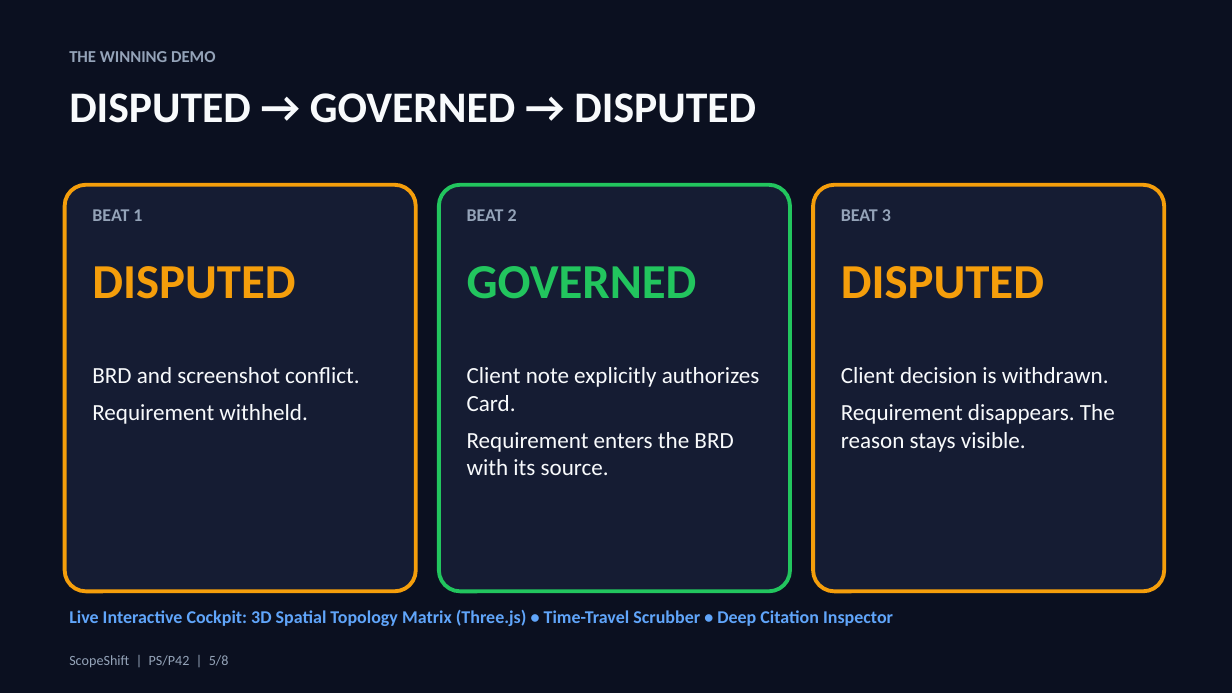
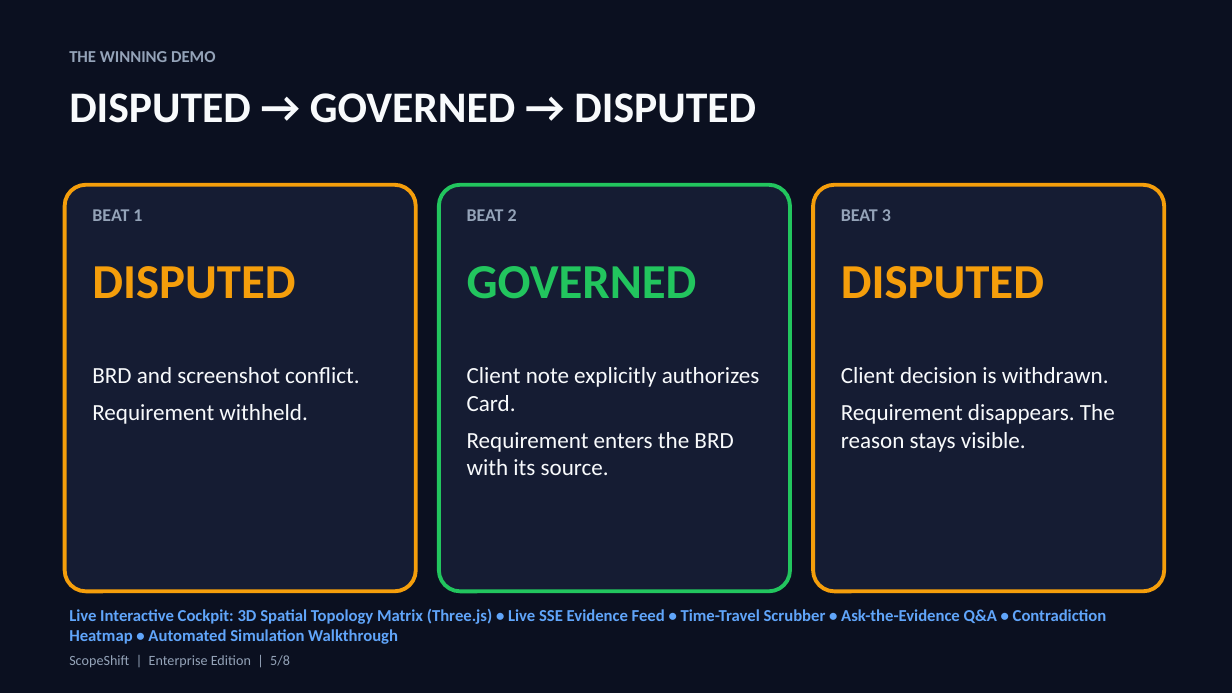
Before and after one commit to Tayab-Ahamed/ScopeShift, a slide deck: slide 5 of submission/ScopeShift-HackSprint-Phase2-8slide.pptx. Drawn at 1232x693 pixels with LibreOffice and Linux fonts; fonts in the diff are those of the drawing. Boxes give left, top, right and bottom in pixels: in the first picture for what was removed or moved away, otherwise in the second. Text is boxed around its words. In the diff, an @@ line names an element or a change of style, - is before the commit and + after.

Commit message:
feat: governed evidence engine - cloud integrations, live feed, evidence Q&A, replay, verify-chain, tests; remove legacy modules

```diff
--- a/submission/ScopeShift-HackSprint-Phase2-8slide.pptx
+++ b/submission/ScopeShift-HackSprint-Phase2-8slide.pptx
@@ text at <box>69,609,1107,644</box>: text changed; size 14 to 13 pt @@
-Live Interactive Cockpit: 3D Spatial Topology Matrix (Three.js) • Time-Travel Scrubber • Deep Citation Inspector
+Live Interactive Cockpit: 3D Spatial Topology Matrix (Three.js) • Live SSE Evidence Feed • Time-Travel Scrubber • Ask-the-Evidence Q&A • Contradiction Heatmap • Automated Simulation Walkthrough
@@ text at <box>69,655,290,667</box>: text changed @@
-ScopeShift | PS/P42 | 5/8
+ScopeShift | Enterprise Edition | 5/8
```
Also in this commit, not shown: 8 other slides changed, 24 other files.
